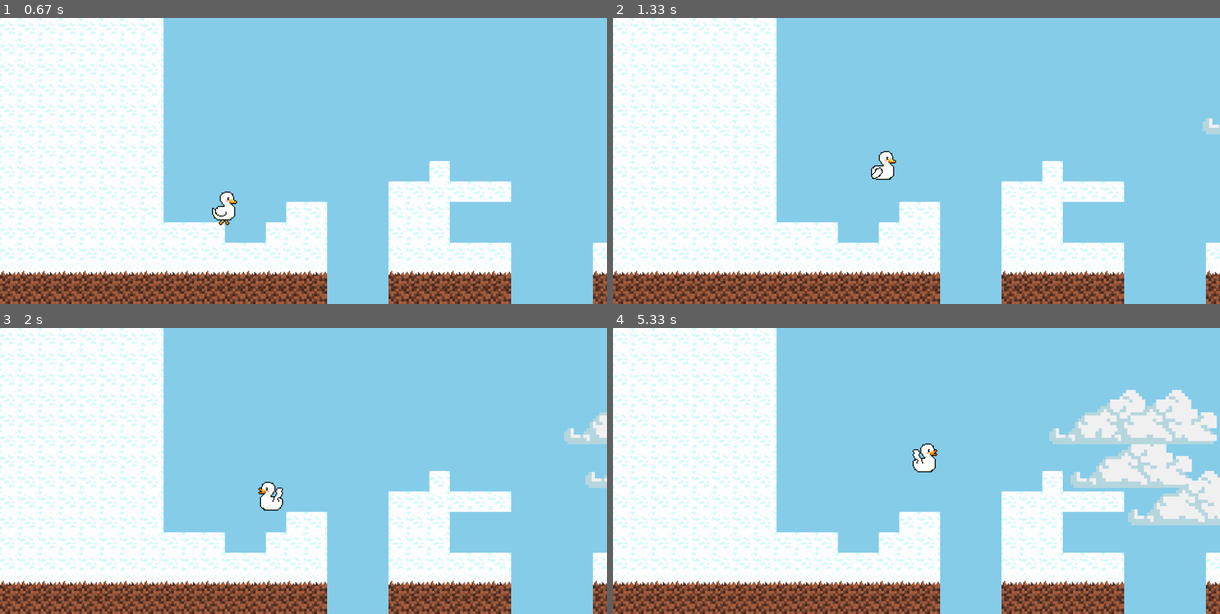
Above: before the commit, frames 1-4 (two rows, left to right).
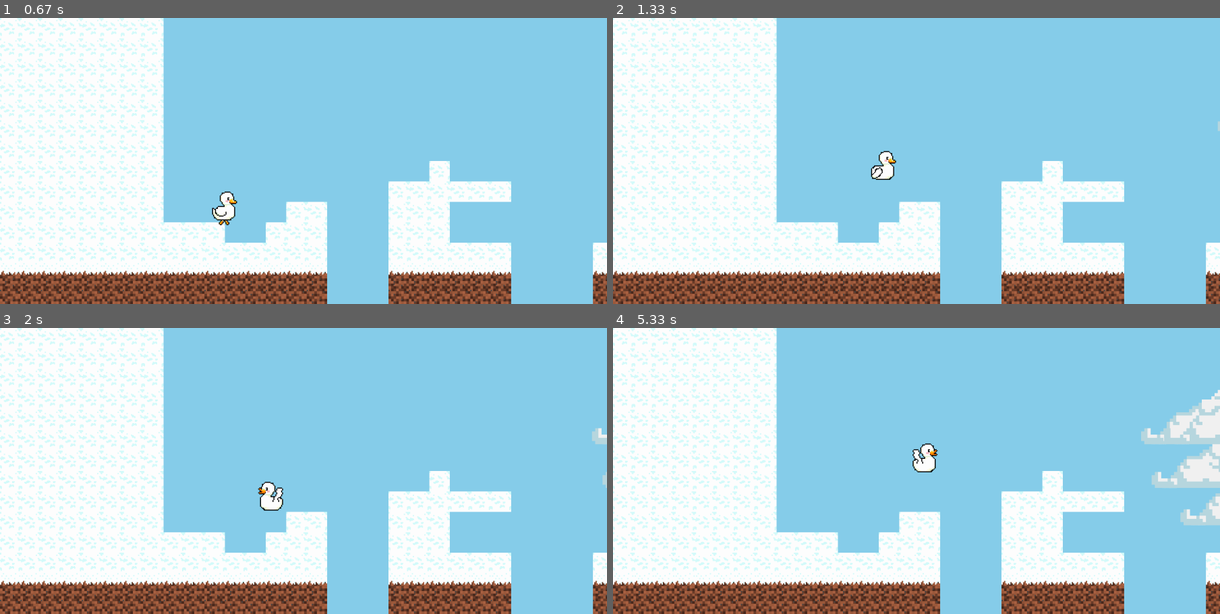
Above: after the commit, the same moments.

Repository: pinterroniaron/Pygame_minta
Game: pygame game, started from main.py
The game is run twice, just before and just after one commit, with the same random seed, the same clock (stepped at 60 frames per second) and the same inputs.
Inputs:
- Up to frame 1 (0.67 s): hold Right from 0.33 s (still down)
- Up to frame 2 (1.33 s): release Right at 0.8 s; hold Up 0.83-1.13 s; hold Right from 1.17 s (still down)
- Up to frame 3 (2 s): release Right at 1.63 s; hold Left from 1.67 s (still down)
- Up to frame 4 (5.33 s): release Left at 2.2 s; hold Left 2.23-2.63 s; hold Up 2.67-3.03 s; hold Right 3.07-3.7 s; hold Left 3.73-4.2 s; hold Right 4.23-4.7 s; hold Up 4.73-5.03 s; hold Right from 5.07 s (still down)

Frame 1 is identical in both runs. In frame 2, 0.1% of the frame differs, in the area x 97-100%, y 34-41%; in frame 3, 0.5%; in frame 4, 6.9%, in the area x 71-100%, y 21-70%.

Commit message:
felhő sebesség kész

Diff:
--- a/cloud.py
+++ b/cloud.py
@@ -1,4 +1,5 @@
 import random
+
 import pygame
 
 
@@ -10,14 +11,22 @@
         self.rect.x = x
         self.rect.y = y
 
-    def update(self):
-        self.rect.x -= 2  #Felhő sebesség
+    def update(self, speed):
+        if speed == 8:
+            self.rect.x += 7.2
+        elif speed == -8:
+            self.rect.x += -7.2
+        else:
+            self.rect.x += -1
+
     @staticmethod
     def random_cloud(group, width, height):
-        cloud_image = pygame.image.load("graphics/map/clouds/cloud_1.png").convert_alpha()
+        cloud_image = pygame.image.load(
+            "graphics/map/clouds/cloud_1.png"
+        ).convert_alpha()
 
-        if random.randint(0, 100) < 2:  #Felhő esély
-            new_cloud = Cloud(cloud_image, width, random.randint(0, height-500))
+        if random.randint(0, 100) < 2:  # Felhő esély
+            new_cloud = Cloud(cloud_image, width, random.randint(0, height - 500))
             group.add(new_cloud)
 
     @staticmethod
@@ -25,6 +34,7 @@
         for cloud in group.copy():
             if cloud.rect.right < 0:
                 group.remove(cloud)
+
     @staticmethod
     def handle_click(pos, group):
         for cloud in group:
@@ -32,10 +42,11 @@
                 group.remove(cloud)
                 break
 
-#problémák:
-                #-ha mozog a kamera, akkor a felhők is mozognak fele együtt
-                #-meg kell csinálni, hogy több felhő is generálódjon
-                #-a felhő hitbox-a négyzet alakú nem pedig a felhő alakja
-                #-el kell dönteni, hogy mikor generálódik pont elég felhő
-                #-el kell dönteni, hogy milyen magasságban generálódjanak a felhők
-                #-el kell dönteni, hogy mekkorák legyenek a felhők
+
+# problémák:
+# -ha mozog a kamera, akkor a felhők is mozognak fele együtt
+# -meg kell csinálni, hogy több felhő is generálódjon
+# -a felhő hitbox-a négyzet alakú nem pedig a felhő alakja
+# -el kell dönteni, hogy mikor generálódik pont elég felhő
+# -el kell dönteni, hogy milyen magasságban generálódjanak a felhők
+# -el kell dönteni, hogy mekkorák legyenek a felhők
--- a/level.py
+++ b/level.py
@@ -83,7 +83,7 @@
 
     def run(self):
         Cloud.random_cloud(self.clouds_group, width, height)#random felhő generálás
-        self.clouds_group.update() #felhő update
+        self.clouds_group.update(self.scroll_x()) #felhő update
         self.clouds_group.draw(self.display_surface) #felhő rajzolás
         Cloud.remove_offscreen_clouds(self.clouds_group)# kitörli a már nem képernyőn lévő felhőket
 
@@ -112,6 +112,8 @@
         else:
             self.world_shift = 0
             player.speed = 8
+
+        return self.world_shift
 
     def horizontal_movement_collision(self):
         player = self.player.sprite
